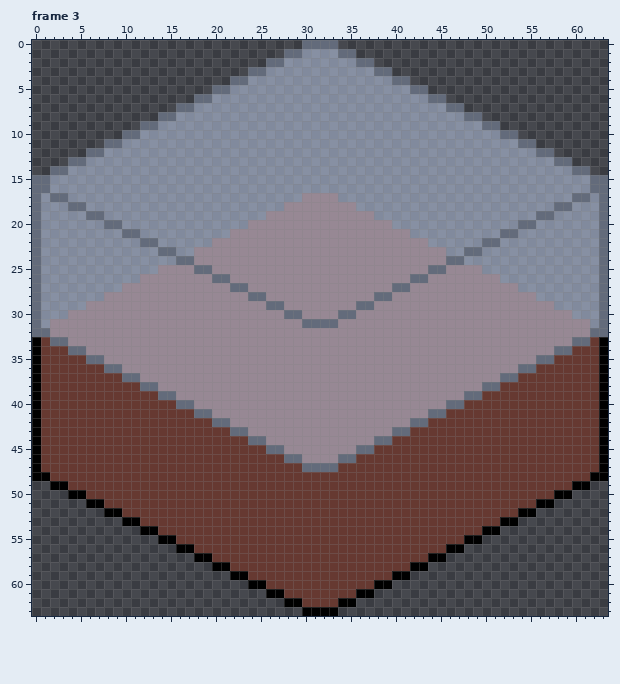
A pixel-art file gets an edit: assets/tileset.aseprite. The picture above was drawn from the file before the commit.
64x64 pixels, 3 frames. Shown: frame 3.
After:
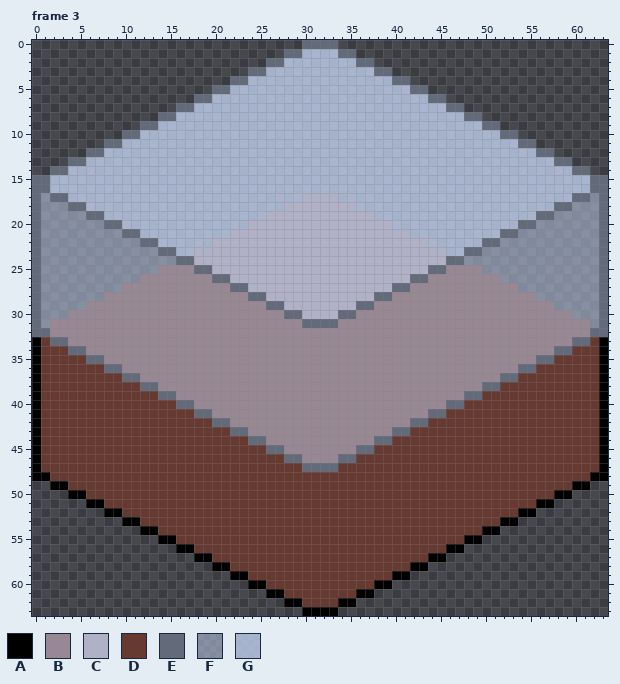
Palette (. is transparent): A #000000  B #978894  C #b0b0c6  D #663931  E #636b7b  F #cbdbfc7d  G #cbdbfcbd
What changed:
Frame 3:
y 1: x 30..33 FFFF -> GGGG
y 2: x 28..35 FFFFFFFF -> GGGGGGGG
y 3: x 26..37 FFFFFFFFFFFF -> GGGGGGGGGGGG
y 4: x 24..39 FFFFFFFFFFFFFFFF -> GGGGGGGGGGGGGGGG
y 5: x 22..41 FFFFFFFFFFFFFFFFFFFF -> GGGGGGGGGGGGGGGGGGGG
y 6: x 20..43 FFFFFFFFFFFFFFFFFFFFFFFF -> GGGGGGGGGGGGGGGGGGGGGGGG
y 7: x 18..45 FFFFFFFFFFFFFFFFFFFFFFFFFFFF -> GGGGGGGGGGGGGGGGGGGGGGGGGGGG
y 8: x 16..47 FFFFFFFFFFFFFFFFFFFFFFFFFFFFFFFF -> GGGGGGGGGGGGGGGGGGGGGGGGGGGGGGGG
y 9: x 14..49 FFFFFFFFFFFFFFFFFFFFFFFFFFFFFFFFFFFF -> GGGGGGGGGGGGGGGGGGGGGGGGGGGGGGGGGGGG
y 10: x 12..51 FFFFFFFFFFFFFFFFFFFFFFFFFFFFFFFFFFFFFFFF -> GGGGGGGGGGGGGGGGGGGGGGGGGGGGGGGGGGGGGGGG
y 11: x 10..53 FFFFFFFFFFFFFFFFFFFFFFFFFFFFFFFFFFFFFFFFFFFF -> GGGGGGGGGGGGGGGGGGGGGGGGGGGGGGGGGGGGGGGGGGGG
y 12: x 8..55 FFFFFFFFFFFFFFFFFFFFFFFFFFFFFFFFFFFFFFFFFFFFFFFF -> GGGGGGGGGGGGGGGGGGGGGGGGGGGGGGGGGGGGGGGGGGGGGGGG
y 13: x 6..57 FFFFFFFFFFFFFFFFFFFFFFFFFFFFFFFFFFFFFFFFFFFFFFFFFFFF -> GGGGGGGGGGGGGGGGGGGGGGGGGGGGGGGGGGGGGGGGGGGGGGGGGGGG
y 14: x 4..59 FFFFFFFFFFFFFFFFFFFFFFFFFFFFFFFFFFFFFFFFFFFFFFFFFFFFFFFF -> GGGGGGGGGGGGGGGGGGGGGGGGGGGGGGGGGGGGGGGGGGGGGGGGGGGGGGGG
y 15..16: x 2..61 FFFFFFFFFFFFFFFFFFFFFFFFFFFFFFFFFFFFFFFFFFFFFFFFFFFFFFFFFFFF -> GGGGGGGGGGGGGGGGGGGGGGGGGGGGGGGGGGGGGGGGGGGGGGGGGGGGGGGGGGGG
y 17: x 4..59 FFFFFFFFFFFFFFFFFFFFFFFFFFBBBBFFFFFFFFFFFFFFFFFFFFFFFFFF -> GGGGGGGGGGGGGGGGGGGGGGGGGGCCCCGGGGGGGGGGGGGGGGGGGGGGGGGG
y 18: x 6..57 FFFFFFFFFFFFFFFFFFFFFFBBBBBBBBFFFFFFFFFFFFFFFFFFFFFF -> GGGGGGGGGGGGGGGGGGGGGGCCCCCCCCGGGGGGGGGGGGGGGGGGGGGG
y 19: x 8..55 FFFFFFFFFFFFFFFFFFBBBBBBBBBBBBFFFFFFFFFFFFFFFFFF -> GGGGGGGGGGGGGGGGGGCCCCCCCCCCCCGGGGGGGGGGGGGGGGGG
y 20: x 10..53 FFFFFFFFFFFFFFBBBBBBBBBBBBBBBBFFFFFFFFFFFFFF -> GGGGGGGGGGGGGGCCCCCCCCCCCCCCCCGGGGGGGGGGGGGG
y 21: x 12..51 FFFFFFFFFFBBBBBBBBBBBBBBBBBBBBFFFFFFFFFF -> GGGGGGGGGGCCCCCCCCCCCCCCCCCCCCGGGGGGGGGG
y 22: x 14..49 FFFFFFBBBBBBBBBBBBBBBBBBBBBBBBFFFFFF -> GGGGGGCCCCCCCCCCCCCCCCCCCCCCCCGGGGGG
y 23: x 16..47 FFBBBBBBBBBBBBBBBBBBBBBBBBBBBBFF -> GGCCCCCCCCCCCCCCCCCCCCCCCCCCCCGG
y 24: x 18..45 BBBBBBBBBBBBBBBBBBBBBBBBBBBB -> CCCCCCCCCCCCCCCCCCCCCCCCCCCC
y 25: x 20..43 BBBBBBBBBBBBBBBBBBBBBBBB -> CCCCCCCCCCCCCCCCCCCCCCCC
y 26: x 22..41 BBBBBBBBBBBBBBBBBBBB -> CCCCCCCCCCCCCCCCCCCC
y 27: x 24..39 BBBBBBBBBBBBBBBB -> CCCCCCCCCCCCCCCC
y 28: x 26..37 BBBBBBBBBBBB -> CCCCCCCCCCCC
y 29: x 28..35 BBBBBBBB -> CCCCCCCC
y 30: x 30..33 BBBB -> CCCC
Boxes around the changes in both pictures, in picture pixels (x1, y1, x2, y2):
changed: (50, 49, 590, 319)
